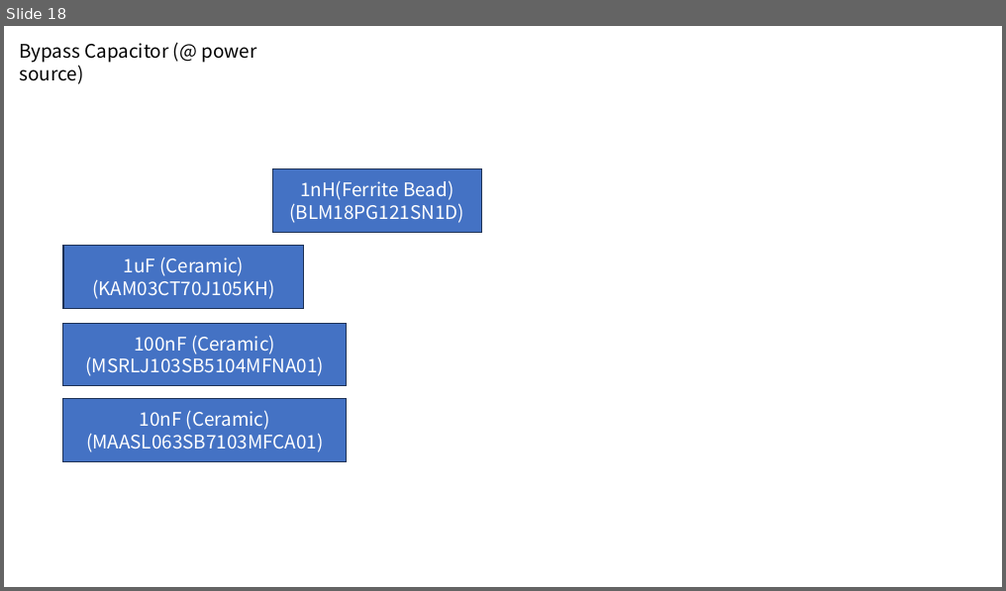
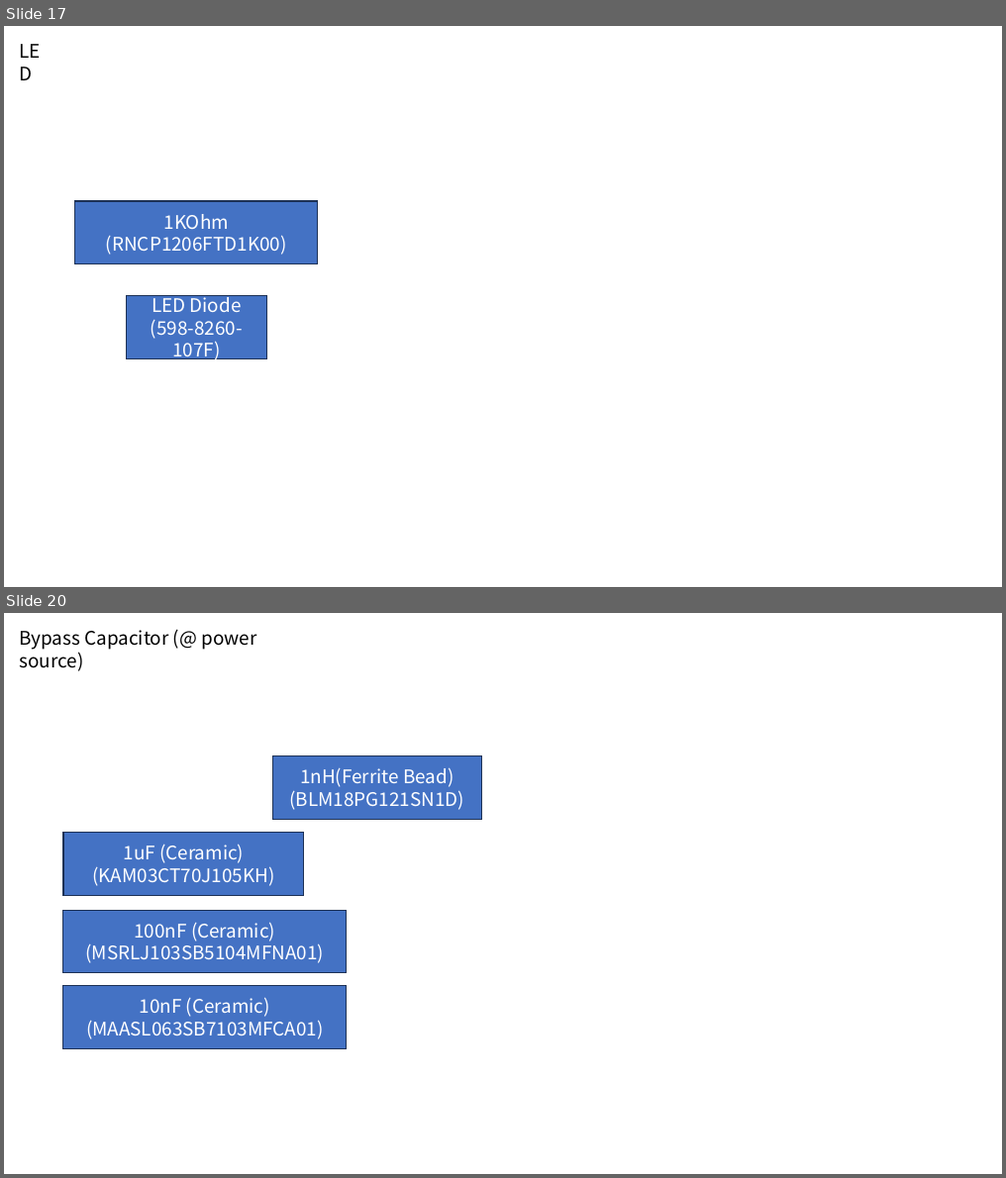
Before and after one commit to alexist2623/PMOD2BNC, a slide deck: Meeting/PMOD2BNC.pptx. Shown one above the other, each under a label of ours: slide 18 before the commit, slides 17 and 20 after it; the slides between them are not shown. The pictures are 1006x591 and 1006x1178 pixels, drawn with LibreOffice and Linux fonts; fonts in the diff are those of the drawing. Boxes give left, top, right and bottom in pixels: in the first picture for what was removed or moved away, otherwise in the second. Text is boxed around its words. In the diff, an @@ line names an element or a change of style, - is before the commit and + after.

```diff
--- a/Meeting/PMOD2BNC.pptx
+++ b/Meeting/PMOD2BNC.pptx
@@ slide 17 added at bbox=[4, 26, 1002, 587], background #FFFFFF @@
@@ rectangle added at bbox=[75, 201, 318, 264], fill #4472C4, outline #1E3256 1 pt, 18 pt, text #FFFFFF @@
+1KOhm
+(RNCP1206FTD1K00)
@@ rectangle added at bbox=[126, 296, 266, 360], fill #4472C4, outline #1E3256 1 pt, 18 pt, text #FFFFFF @@
+LED Diode
+(598-8260-107F)
@@ text added at bbox=[152, 293, 185, 312], 18 pt, text #000000 @@
+LED
@@ what was slide 18 is now slide 20 @@
```
Also in this commit, not shown: 3 slides changed, 1 other slide added, 5 other files.
